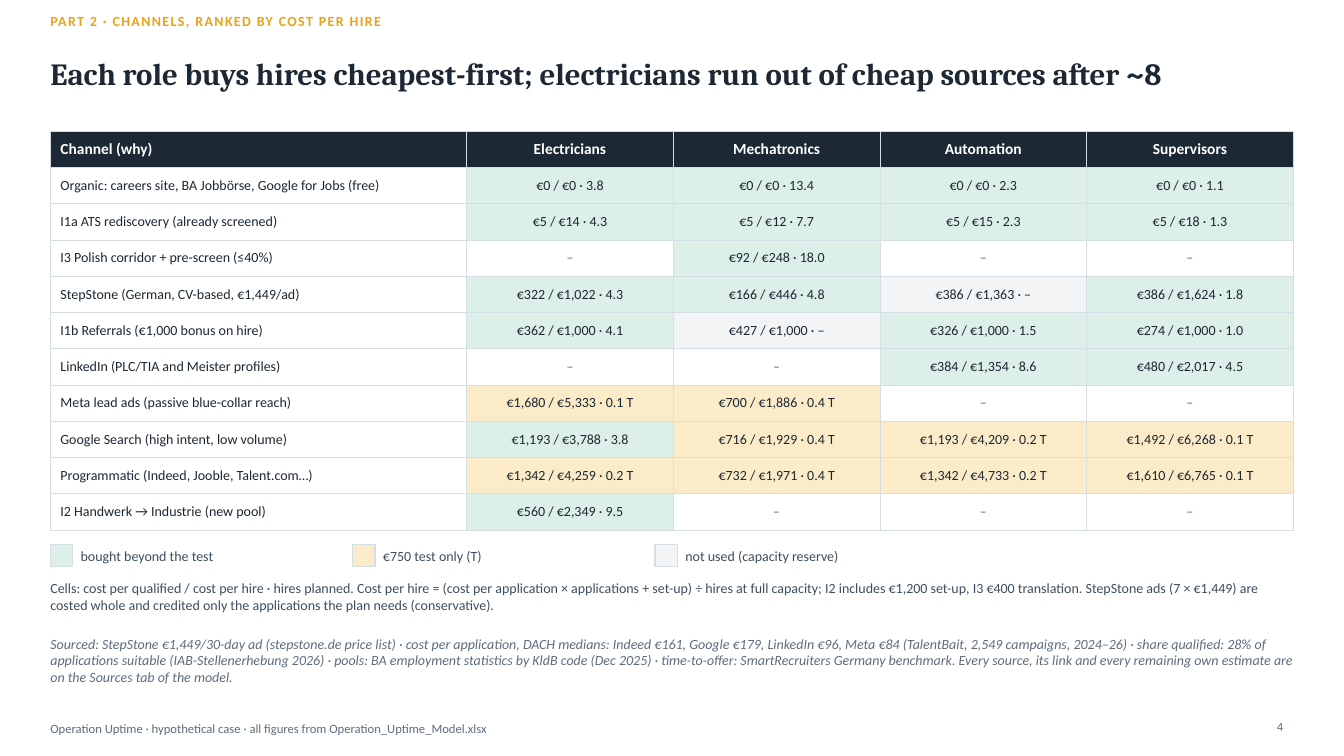
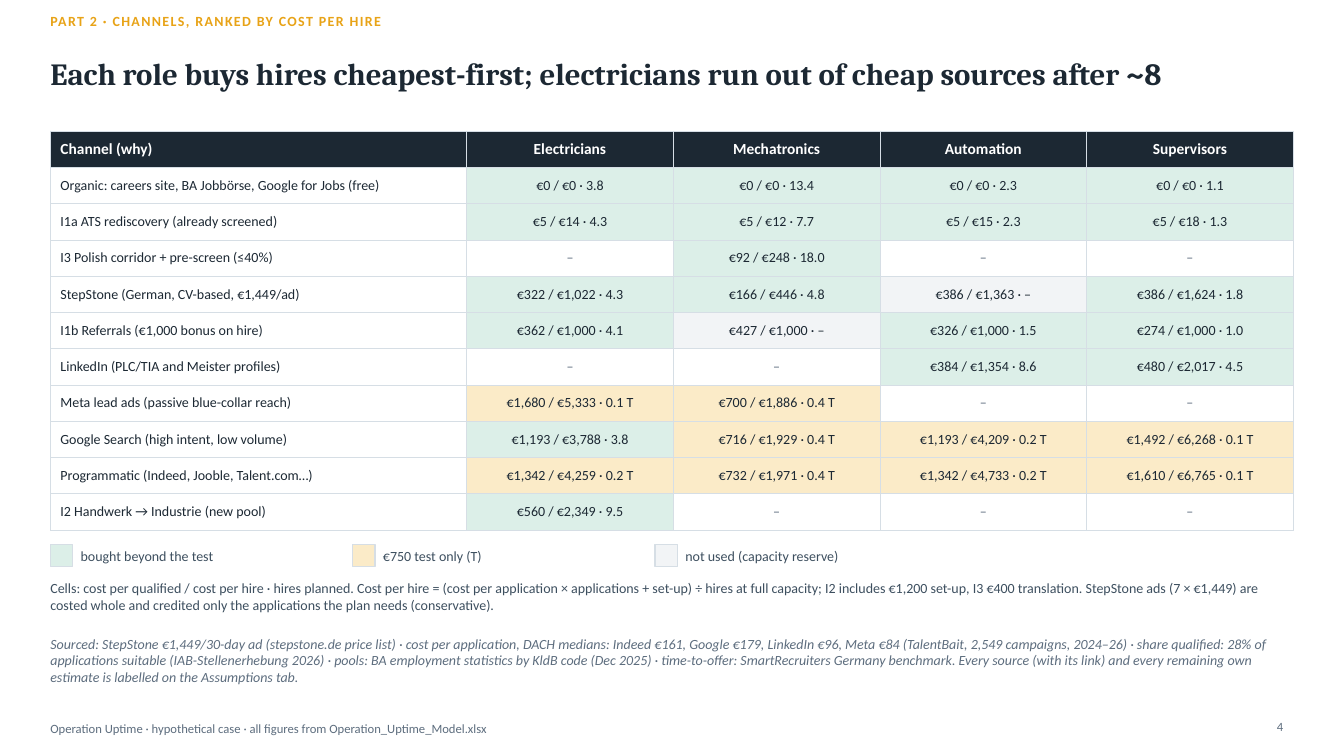
Before and after one commit to Anurag160596/haystack, a slide deck: slide 4 of operation_uptime/Operation_Uptime_Deck.pptx. Drawn at 1344x756 pixels with LibreOffice and Linux fonts; fonts in the diff are those of the drawing. Boxes give left, top, right and bottom in pixels: in the first picture for what was removed or moved away, otherwise in the second. Text is boxed around its words. In the diff, an @@ line names an element or a change of style, - is before the commit and + after.

```diff
--- a/operation_uptime/Operation_Uptime_Deck.pptx
+++ b/operation_uptime/Operation_Uptime_Deck.pptx
@@ text at (50,639,1266,684): text changed @@
-Sourced: StepStone €1,449/30-day ad (stepstone.de price list) · cost per application, DACH medians: Indeed €161, Google €179, LinkedIn €96, Meta €84 (TalentBait, 2,549 campaigns, 2024–26) · share qualified: 28% of applications suitable (IAB-Stellenerhebung 2026) · pools: BA employment statistics by KldB code (Dec 2025) · time-to-offer: SmartRecruiters Germany benchmark. Every source, its link and every remaining own estimate are on the Sources tab of the model.
+Sourced: StepStone €1,449/30-day ad (stepstone.de price list) · cost per application, DACH medians: Indeed €161, Google €179, LinkedIn €96, Meta €84 (TalentBait, 2,549 campaigns, 2024–26) · share qualified: 28% of applications suitable (IAB-Stellenerhebung 2026) · pools: BA employment statistics by KldB code (Dec 2025) · time-to-offer: SmartRecruiters Germany benchmark. Every source (with its link) and every remaining own estimate is labelled on the Assumptions tab.
```
Also in this commit, not shown: 8 other files.
